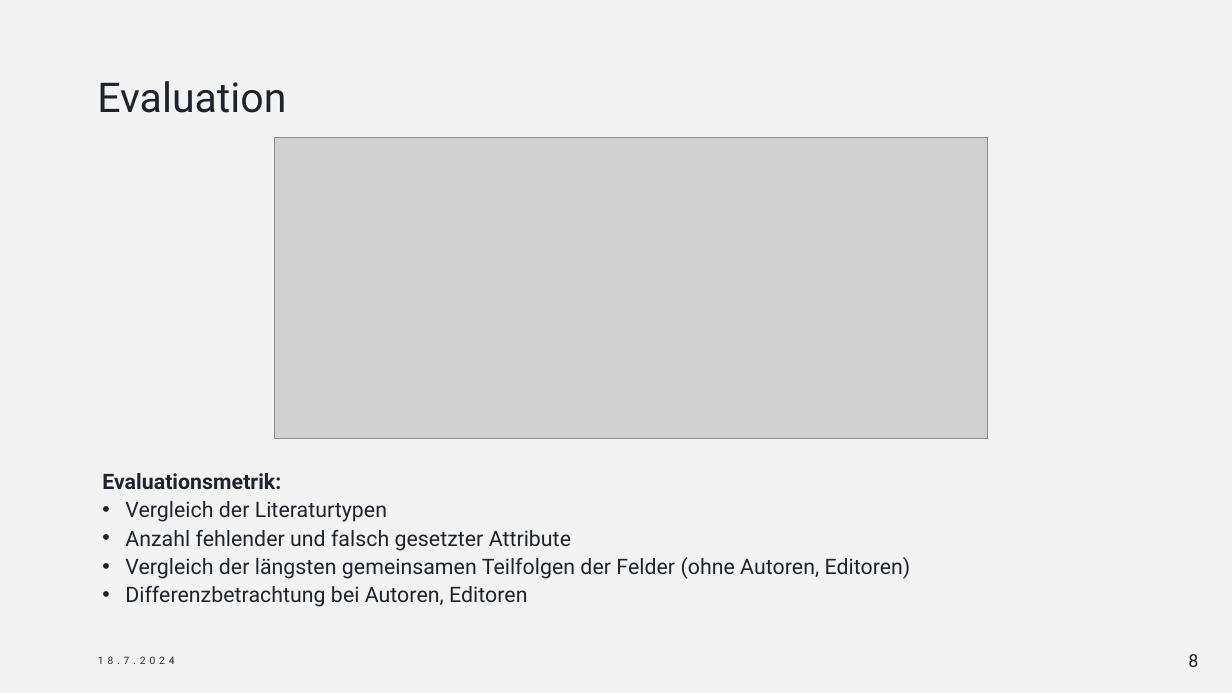
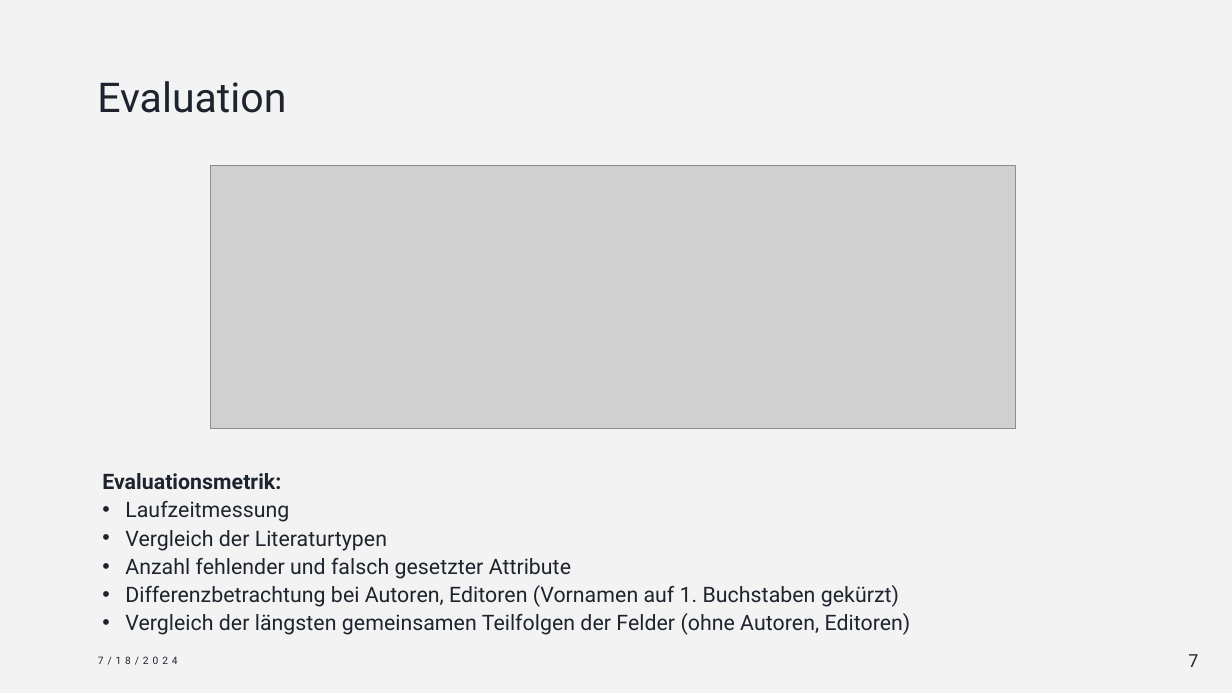
Before and after one commit to LaGit93/bibTexConverter_FaPra63065, a slide deck: slide 7 of Dokumente/Abschlussdemo_Bibtex_Konverter.pptx (slide 8 before the commit). Drawn at 1232x693 pixels with LibreOffice and Linux fonts; fonts in the diff are those of the drawing; grey boxes stand for pictures. Boxes give left, top, right and bottom in pixels: in the first picture for what was removed or moved away, otherwise in the second. Text is boxed around its words. In the diff, an @@ line names an element or a change of style, - is before the commit and + after.

```diff
--- a/Dokumente/Abschlussdemo_Bibtex_Konverter.pptx
+++ b/Dokumente/Abschlussdemo_Bibtex_Konverter.pptx
@@ picture: place and size @@
-picture at bbox=[274, 138, 987, 439]
+picture at bbox=[210, 165, 1015, 429]
@@ text at bbox=[125, 501, 289, 522]: paragraph added @@
+• Laufzeitmessung
@@ text at bbox=[125, 585, 899, 607]: paragraph added @@
+• Differenzbetrachtung bei Autoren, Editoren (Vornamen auf 1. Buchstaben gekürzt)
@@ text at bbox=[98, 656, 178, 665]: text changed @@
-18.7.2024
+7/18/2024
@@ page number at bbox=[1188, 654, 1198, 667]: text changed @@
-8
+7
```
Also in this commit, not shown: 1 other slide changed, 5 slides added, 1 slide removed.
